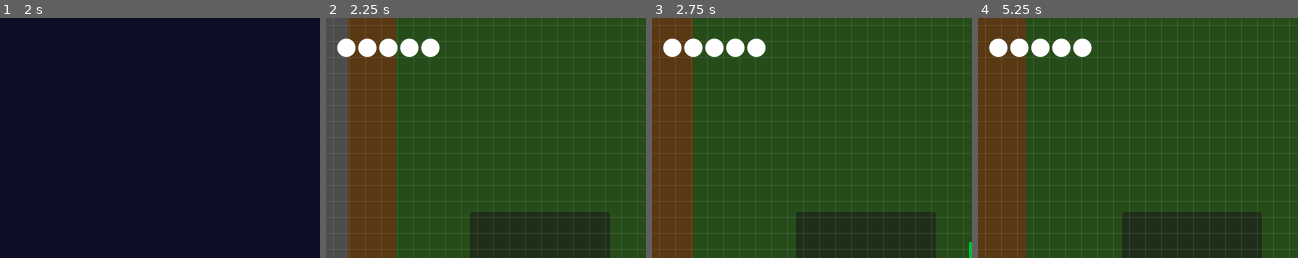
Above: before the commit, frames 1-4 (left to right).
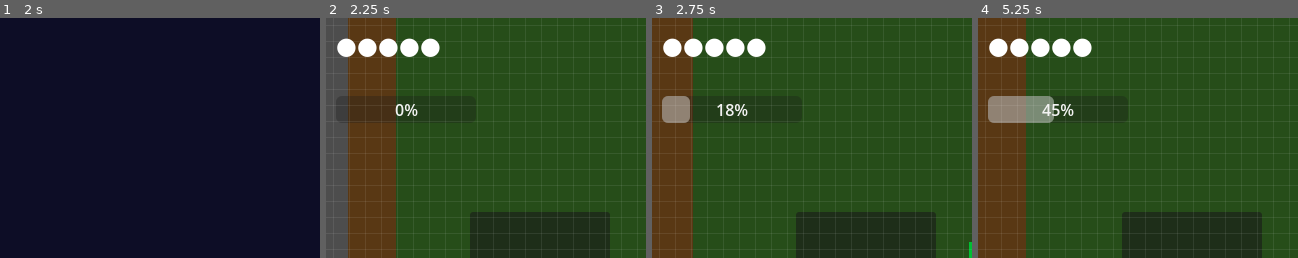
Above: after the commit, the same moments.

Repository: ollyfg/duddy-quest
Game: Godot game, scene res://scenes/title_screen.tscn
Same seed, same stepped clock (60 frames per second), same inputs: the game is played once before the commit and once after it.
Inputs (mouse positions are % of the whole screen's width and height, from its top left):
- Up to frame 1 (2 s): tap C (melee_attack) at 0.5, 0.6 s; move the mouse to (72, 45) at 0.52 s; hold D (move_right) 0.53-1.25 s; click (72, 45) at 0.67 s; tap Enter at 1.25 s; drag from (30, 55) to (54, 50) at 1.27 s
- Up to frame 2 (2.25 s): tap Enter at 2 s; move the mouse to (60, 28) at 2.02 s; hold D (move_right) from 2.03 s (still down); tap V (ranged_attack) at 2.1 s
- Up to frame 3 (2.75 s): keep holding D (move_right); tap C (melee_attack) at 2.3 s
- Up to frame 4 (5.25 s): release D (move_right) at 2.75 s; drag from (45, 70) to (49, 96) at 2.77 s; move the mouse to (80, 65) at 3.52 s; hold A (move_left) 3.53-4.25 s; tap C (melee_attack) at 3.6, 5.1 s; drag from (20, 35) to (60, 96) at 4.27 s; move the mouse to (55, 50) at 5.02 s; hold S (move_down) from 5.03 s (still down); click (55, 50) at 5.17 s
The pictures show only the part of the screen within x 0-50%, y 0-50%; the shares and areas given below are measured in that part.

Frame 1 is identical in both runs. In frame 2, 0.2% of the frame differs, in the area x 21-29%, y 35-41%; in frame 3, 1.2%; in frame 4, 2.5%, in the area x 3-30%, y 32-44%.

Commit message:
Replace accidental magic with always-on rage mechanic for melee
Co-authored-by: ollyfg <8495389+ollyfg@users.noreply.github.com>

Diff:
--- a/scenes/main.tscn
+++ b/scenes/main.tscn
@@ -33,8 +33,8 @@
 text = "🗝 0"
 theme_override_font_sizes/font_size = 20
 
-[node name="FrustrationBar" type="ProgressBar" parent="HUD"]
-visible = false
+[node name="RageBar" type="ProgressBar" parent="HUD"]
+visible = true
 offset_left = 10.0
 offset_top = 78.0
 offset_right = 150.0
--- a/scenes/room_a.tscn
+++ b/scenes/room_a.tscn
@@ -1,8 +1,9 @@
-[gd_scene load_steps=8 format=3 uid="uid://room_a"]
+[gd_scene load_steps=9 format=3 uid="uid://room_a"]
 
 [ext_resource type="Script" path="res://scripts/room.gd" id="1_room"]
 [ext_resource type="PackedScene" path="res://scenes/npc.tscn" id="2_npc"]
 [ext_resource type="PackedScene" path="res://scenes/item.tscn" id="3_item"]
+[ext_resource type="PackedScene" path="res://scenes/magic_door.tscn" id="4_magicdoor"]
 
 [sub_resource type="RectangleShape2D" id="Sh_hwall"]
 size = Vector2(640, 24)
@@ -118,3 +119,6 @@
 
 [node name="HealthItem" parent="Items" instance=ExtResource("3_item")]
 position = Vector2(200.0, 350.0)
+
+[node name="MagicDoor" parent="." instance=ExtResource("4_magicdoor")]
+position = Vector2(608.0, 240.0)
--- a/scripts/magic_door.gd
+++ b/scripts/magic_door.gd
@@ -1,25 +1,16 @@
 extends StaticBody2D
 
 signal door_opened
-
-@export var requires_frustration_enabled: bool = true
 
 @onready var sprite: ColorRect = $Sprite
 @onready var collision: CollisionShape2D = $CollisionShape2D
 
 
 func _ready() -> void:
-	add_to_group("accidental_magic_target")
+	add_to_group("breakable")
 
 
-func on_accidental_magic() -> void:
-	if requires_frustration_enabled:
-		var players: Array[Node] = get_tree().get_nodes_in_group("player")
-		if players.is_empty():
-			return
-		var player: Node = players[0]
-		if not player.frustration_enabled:
-			return
+func on_rage_attack() -> void:
 	_open()
 
 
--- a/scripts/main.gd
+++ b/scripts/main.gd
@@ -46,7 +46,7 @@
 @onready var dialog_box = $HUD/DialogBox
 @onready var hp_label: Label = $HUD/HPLabel
 @onready var key_label: Label = $HUD/KeyLabel
-@onready var frustration_bar: ProgressBar = $HUD/FrustrationBar
+@onready var rage_bar: ProgressBar = $HUD/RageBar
 @onready var mobile_controls = $MobileControls
 
 var _cinematic_player: Node = null
@@ -58,8 +58,8 @@
 	player.wand_acquired.connect(_on_wand_acquired)
 	player.died.connect(_on_player_died)
 	player.keys_changed.connect(_update_key_display)
-	player.frustration_changed.connect(_update_frustration_bar)
-	player.frustration_full.connect(_on_frustration_full)
+	player.rage_changed.connect(_update_rage_bar)
+	player.rage_attack.connect(_on_rage_attack)
 	dialog_box.dialog_ended.connect(_on_dialog_ended)
 
 	# Allow launching into a specific level via --level <name> CLI argument;
@@ -255,17 +255,16 @@
 		key_label.visible = false
 
 
-func _update_frustration_bar(value: float) -> void:
-	frustration_bar.value = value * 100.0
-	frustration_bar.visible = player.frustration_enabled
-
-
-func _on_frustration_full() -> void:
+func _update_rage_bar(value: float) -> void:
+	rage_bar.value = value * 100.0
+
+
+func _on_rage_attack() -> void:
 	var flash_layer := CanvasLayer.new()
 	flash_layer.layer = 15
 	add_child(flash_layer)
 	var flash_rect := ColorRect.new()
-	flash_rect.color = Color(1.0, 1.0, 1.0, 0.7)
+	flash_rect.color = Color(1.0, 0.4, 0.0, 0.7)
 	flash_rect.set_anchors_and_offsets_preset(Control.PRESET_FULL_RECT)
 	flash_layer.add_child(flash_rect)
 	var tween := create_tween()
--- a/scripts/player.gd
+++ b/scripts/player.gd
@@ -4,8 +4,8 @@
 signal died
 signal wand_acquired
 signal keys_changed(count: int)
-signal frustration_full
-signal frustration_changed(value: float)
+signal rage_attack
+signal rage_changed(value: float)
 
 const SPEED: float = 150.0
 const MELEE_COOLDOWN: float = 0.5
@@ -17,8 +17,9 @@
 const GRID_SNAP_THRESHOLD: float = 2.0
 const PLAYER_COLOR: Color = Color(0, 0.75, 0.2)
 const DAMAGE_FLASH_COLOR: Color = Color(1.0, 0.2, 0.2)
-const FRUSTRATION_PER_MISS: float = 0.25
-const FRUSTRATION_DECAY_RATE: float = 0.05
+const RAGE_COLOR: Color = Color(1.0, 0.4, 0.0)
+const RAGE_PER_SWING: float = 0.2
+const RAGE_DECAY_RATE: float = 0.05
 ## Dot-product threshold below which a collision normal is considered to be
 ## opposing the intended step direction (i.e. actually blocking movement).
 const COLLISION_BLOCKING_THRESHOLD: float = -0.3
@@ -39,10 +40,7 @@
 ## Keys currently held by the player.  Persists across room transitions.
 var inventory: Array[String] = []
 
-var frustration: float = 0.0
-var frustration_enabled: bool = false
-var _melee_hit_this_swing: bool = false
-var _accidental_magic_area: Area2D
+var rage: float = 0.0
 
 func has_key(key_id: String) -> bool:
 	return key_id in inventory
@@ -74,27 +72,15 @@
 func _ready() -> void:
 	melee_area.monitoring = false
 	melee_area.monitorable = false
-	_accidental_magic_area = Area2D.new()
-	_accidental_magic_area.name = "AccidentalMagicArea"
-	_accidental_magic_area.collision_mask = 1
-	_accidental_magic_area.monitoring = false
-	_accidental_magic_area.monitorable = false
-	var am_col := CollisionShape2D.new()
-	var am_shape := CircleShape2D.new()
-	am_shape.radius = 48.0
-	am_col.shape = am_shape
-	_accidental_magic_area.add_child(am_col)
-	add_child(_accidental_magic_area)
-	_accidental_magic_area.body_entered.connect(_on_accidental_magic_area_body_entered)
 
 
 func _process(delta: float) -> void:
 	_melee_timer = maxf(0.0, _melee_timer - delta)
 	_shoot_timer = maxf(0.0, _shoot_timer - delta)
 	_invincible_timer = maxf(0.0, _invincible_timer - delta)
-	if frustration_enabled and frustration > 0.0:
-		frustration = maxf(0.0, frustration - FRUSTRATION_DECAY_RATE * delta)
-		frustration_changed.emit(frustration)
+	if rage > 0.0:
+		rage = maxf(0.0, rage - RAGE_DECAY_RATE * delta)
+		rage_changed.emit(rage)
 
 
 func _physics_process(delta: float) -> void:
@@ -186,17 +172,15 @@
 	if _melee_timer > 0.0:
 		return
 	_melee_timer = MELEE_COOLDOWN
-	_melee_hit_this_swing = false
 	melee_area.position = facing * 24.0
 	melee_area.monitoring = true
 	melee_area.monitorable = true
 	melee_sprite.visible = true
+	_add_rage(RAGE_PER_SWING)
 	await get_tree().create_timer(0.15).timeout
 	melee_area.monitoring = false
 	melee_area.monitorable = false
 	melee_sprite.visible = false
-	if frustration_enabled and not _melee_hit_this_swing:
-		_add_frustration(FRUSTRATION_PER_MISS)
 
 
 func _perform_ranged() -> void:
@@ -206,8 +190,6 @@
 	var projectile: CharacterBody2D = projectile_scene.instantiate()
 	# Call setup before add_child so _ready() on the projectile sees the correct values.
 	projectile.setup(facing, false)
-	if frustration_enabled:
-		projectile.projectile_missed.connect(func(): _add_frustration(FRUSTRATION_PER_MISS))
 	get_parent().add_child(projectile)
 	projectile.global_position = projectile_spawn.global_position
 
@@ -249,8 +231,6 @@
 
 
 func _on_melee_area_body_entered(body: Node) -> void:
-	if body.is_in_group("enemy") or body.is_in_group("boss"):
-		_melee_hit_this_swing = true
 	# Deflect projectiles before applying melee damage.
 	if body.get("deflectable") == true and body.get("_reflected") == false:
 		body.reflect()
@@ -264,29 +244,50 @@
 		body.apply_knockback(direction)
 
 
-func _add_frustration(amount: float) -> void:
-	frustration = minf(1.0, frustration + amount)
-	frustration_changed.emit(frustration)
-	if frustration >= 1.0:
-		frustration = 0.0
-		frustration_changed.emit(frustration)
-		frustration_full.emit()
-		_trigger_accidental_magic()
-
-
-func _trigger_accidental_magic() -> void:
-	sprite.color = Color.WHITE
+func _add_rage(amount: float) -> void:
+	rage = minf(1.0, rage + amount)
+	rage_changed.emit(rage)
+	if rage >= 1.0:
+		rage = 0.0
+		rage_changed.emit(rage)
+		rage_attack.emit()
+		_trigger_rage_attack()
+
+
+func _trigger_rage_attack() -> void:
+	# Spin through all four facing directions for visual effect.
+	for dir: Vector2 in [Vector2.RIGHT, Vector2.DOWN, Vector2.LEFT, Vector2.UP]:
+		melee_area.position = dir * 24.0
+		melee_sprite.visible = true
+		sprite.color = RAGE_COLOR
+		await get_tree().create_timer(0.05).timeout
+	melee_sprite.visible = false
 	var tween := create_tween()
-	tween.tween_interval(0.2)
-	tween.tween_property(sprite, "color", PLAYER_COLOR, 0.0)
-	_accidental_magic_area.monitoring = true
-	_accidental_magic_area.monitorable = true
-	await get_tree().create_timer(0.15).timeout
-	_accidental_magic_area.monitoring = false
-	_accidental_magic_area.monitorable = false
-
-
-func _on_accidental_magic_area_body_entered(body: Node) -> void:
-	if body.is_in_group("accidental_magic_target") or body.is_in_group("breakable"):
-		if body.has_method("on_accidental_magic"):
-			body.on_accidental_magic()
+	tween.tween_property(sprite, "color", PLAYER_COLOR, 0.2)
+	# Use a direct physics query so static bodies are detected immediately.
+	var space := get_world_2d().direct_space_state
+	var query := PhysicsShapeQueryParameters2D.new()
+	var shape := CircleShape2D.new()
+	shape.radius = 64.0
+	query.shape = shape
+	query.transform = global_transform
+	query.collision_mask = 1
+	# Exclude the player itself from the results.
+	query.exclude = [get_rid()]
+	var results: Array[Dictionary] = space.intersect_shape(query)
+	for result: Dictionary in results:
+		var body: Node = result["collider"]
+		_on_rage_area_body_entered(body)
+
+
+func _on_rage_area_body_entered(body: Node) -> void:
+	## "breakable" — destructible objects (doors, crates, etc.) with on_rage_attack().
+	## "rage_target" — reserved for future objects with special rage interactions.
+	if body.is_in_group("rage_target") or body.is_in_group("breakable"):
+		if body.has_method("on_rage_attack"):
+			body.on_rage_attack()
+	if body.has_method("take_damage"):
+		body.take_damage(2)
+	if body.has_method("apply_knockback"):
+		var direction: Vector2 = ((body as Node2D).global_position - global_position).normalized()
+		body.apply_knockback(direction)
Not shown, added: scripts/boss.gd.uid
Not shown, added: scripts/boss_quirrell.gd.uid
Not shown, added: scripts/cinematic_player.gd.uid
Not shown, added: scripts/cutscene.gd.uid
Not shown, added: scripts/devils_snare.gd.uid
Not shown, added: scripts/level_complete.gd.uid
Not shown, added: scripts/level_end_trigger.gd.uid
Not shown, added: scripts/light_source.gd.uid
Not shown, added: scripts/locked_door.gd.uid
Not shown, added: scripts/magic_door.gd.uid
Not shown, added: scripts/push_puzzle_trigger.gd.uid
Not shown, added: scripts/pushable_block.gd.uid
(and 1 more such lines)
